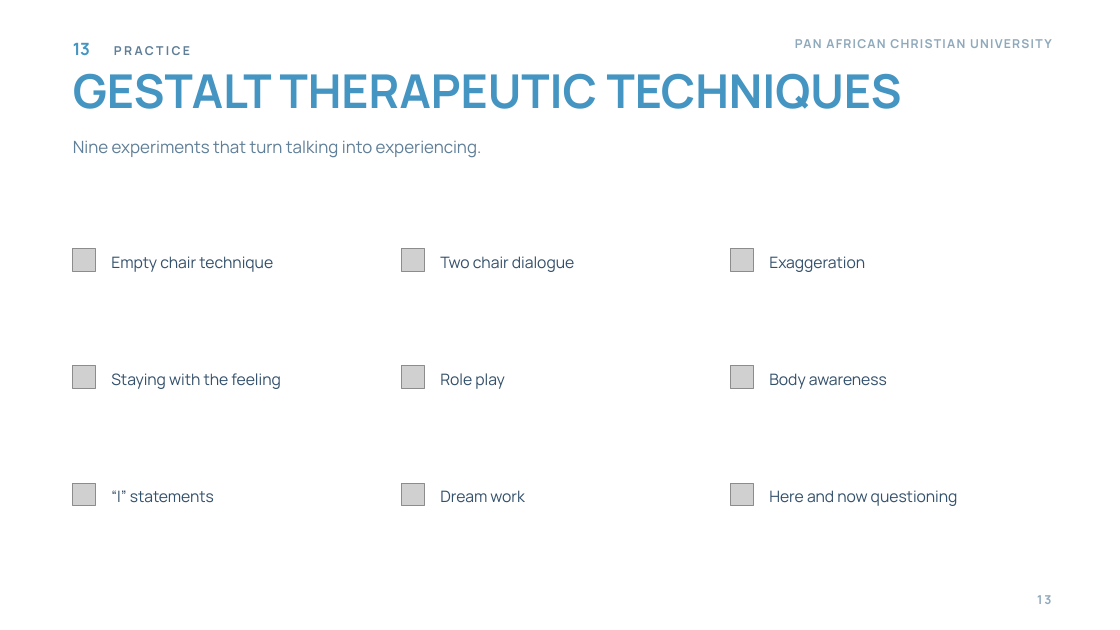
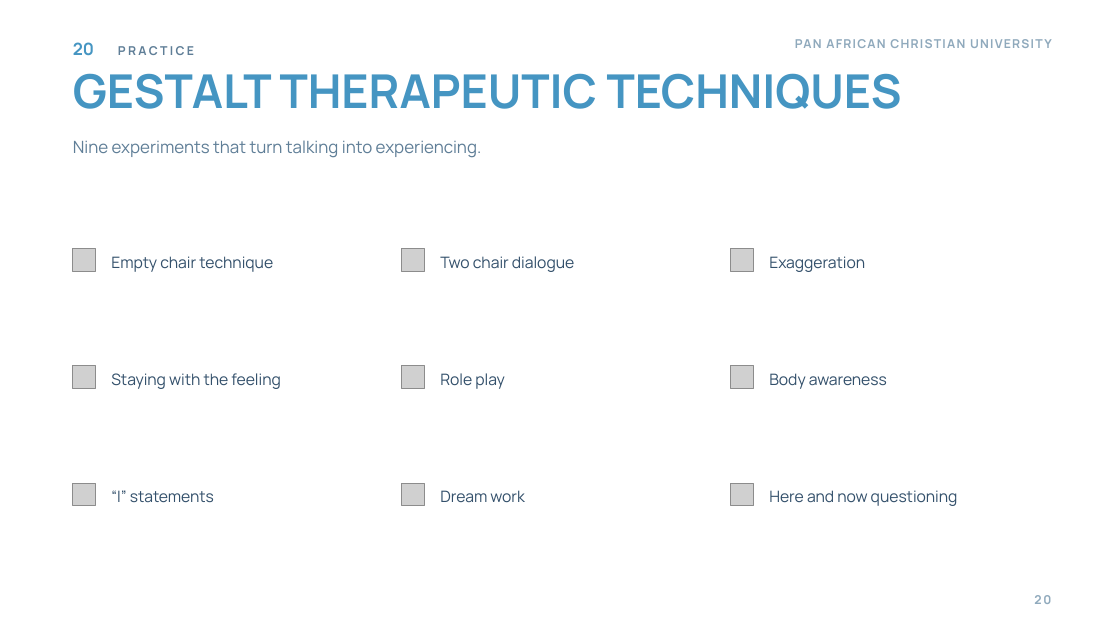
Before and after one commit to wambetebenjamin/Business-e-books, a slide deck: slide 20 of presentations/gestalt-theory-counselling/Gestalt Theory and Its Application to Counselling.pptx (slide 13 before the commit). Drawn at 1120x630 pixels with LibreOffice and Linux fonts; fonts in the diff are those of the drawing; grey boxes stand for pictures; background and template pictures are left out. Boxes give left, top, right and bottom in pixels: in the first picture for what was removed or moved away, otherwise in the second. Text is boxed around its words. In the diff, an @@ line names an element or a change of style, - is before the commit and + after.

```diff
--- a/presentations/gestalt-theory-counselling/Gestalt Theory and Its Application to Counselling.pptx
+++ b/presentations/gestalt-theory-counselling/Gestalt Theory and Its Application to Counselling.pptx
@@ text at [73,42,194,56]: text changed @@
-13 PRACTICE
+20 PRACTICE
@@ text at [1034,595,1051,604]: text changed @@
-13
+20
```
Also in this commit, not shown: 11 other slides changed, 10 slides added, 1 slide removed, 37 other files.
